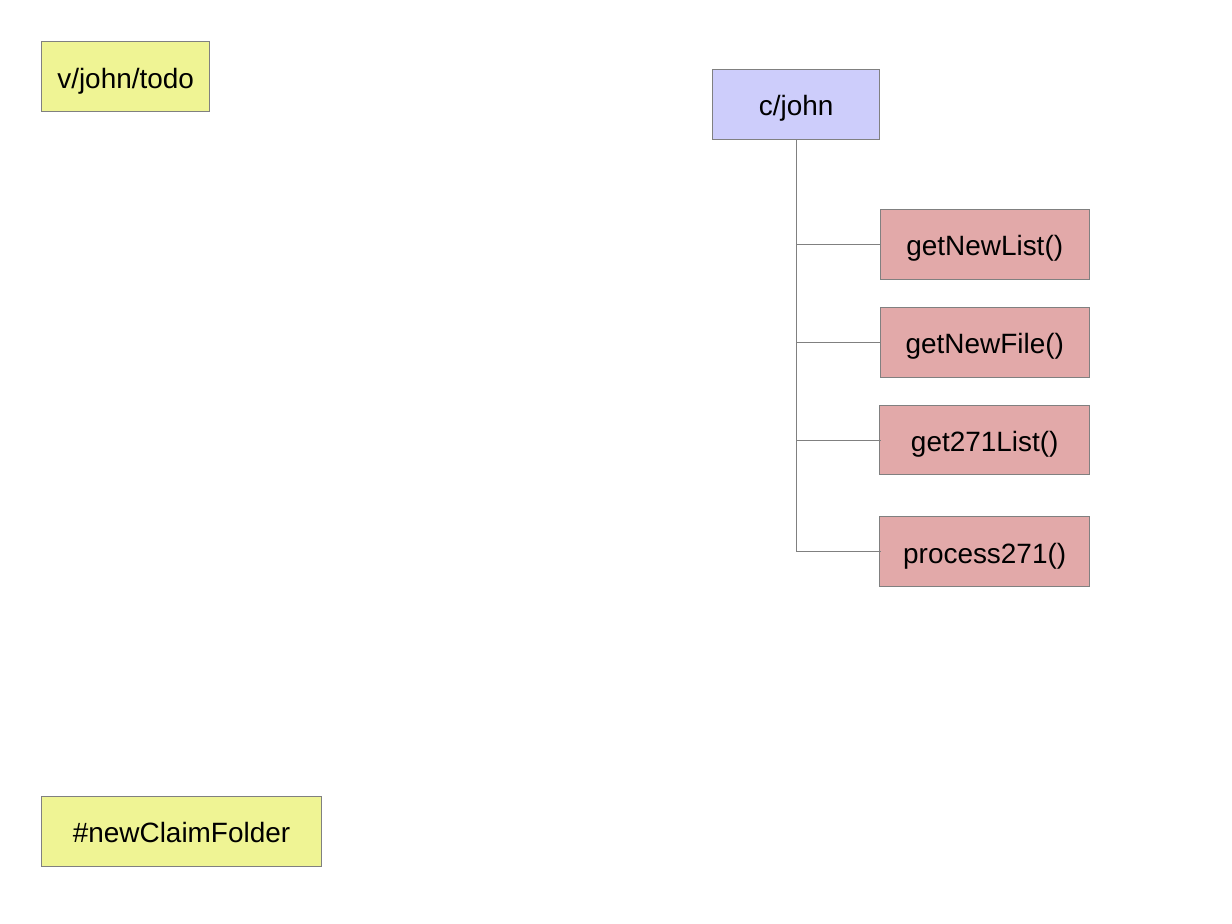
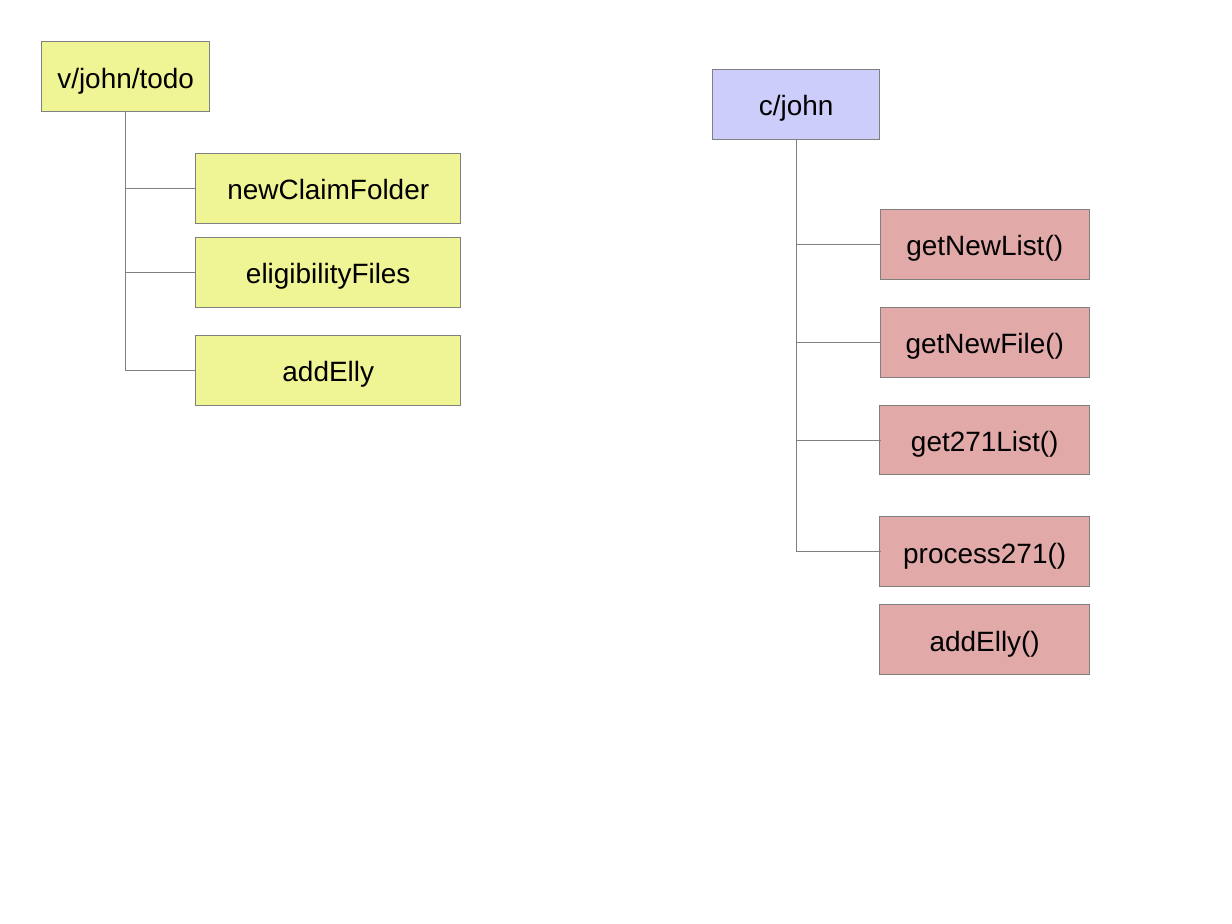
Before and after one commit to JamesLeB/Stout, a slide deck: slide 4 of Documents/BillingSystem.odp. Drawn at 1232x924 pixels with LibreOffice and Linux fonts; fonts in the diff are those of the drawing. Boxes give left, top, right and bottom in pixels: in the first picture for what was removed or moved away, otherwise in the second. Text is boxed around its words. In the diff, an @@ line names an element or a change of style, - is before the commit and + after.

Commit message:
update doc

```diff
--- a/Documents/BillingSystem.odp
+++ b/Documents/BillingSystem.odp
@@ elbow line added from (125, 112) to (196, 189), #808080 0 pt @@
@@ elbow line added from (125, 112) to (196, 273), #808080 0 pt @@
@@ elbow line added from (125, 112) to (196, 370), #808080 0 pt @@
@@ rectangle "newClaimFolder": place and size @@
-rectangle "newClaimFolder" at <box>41,797,321,866</box>
+rectangle "newClaimFolder" at <box>196,154,462,224</box>
@@ text in rectangle at <box>227,178,429,200</box>: text changed @@
-#newClaimFolder
+newClaimFolder
@@ rectangle added at <box>196,238,462,307</box>, fill #EFF494, outline #808080 0 pt, 18 pt, text #000000 @@
+eligibilityFiles
@@ rectangle added at <box>196,335,462,405</box>, fill #EFF494, outline #808080 0 pt, 18 pt, text #000000 @@
+addElly
@@ rectangle added at <box>880,605,1089,674</box>, fill #E2A9A9, outline #808080 0 pt, 18 pt, text #000000 @@
+addElly()
```
